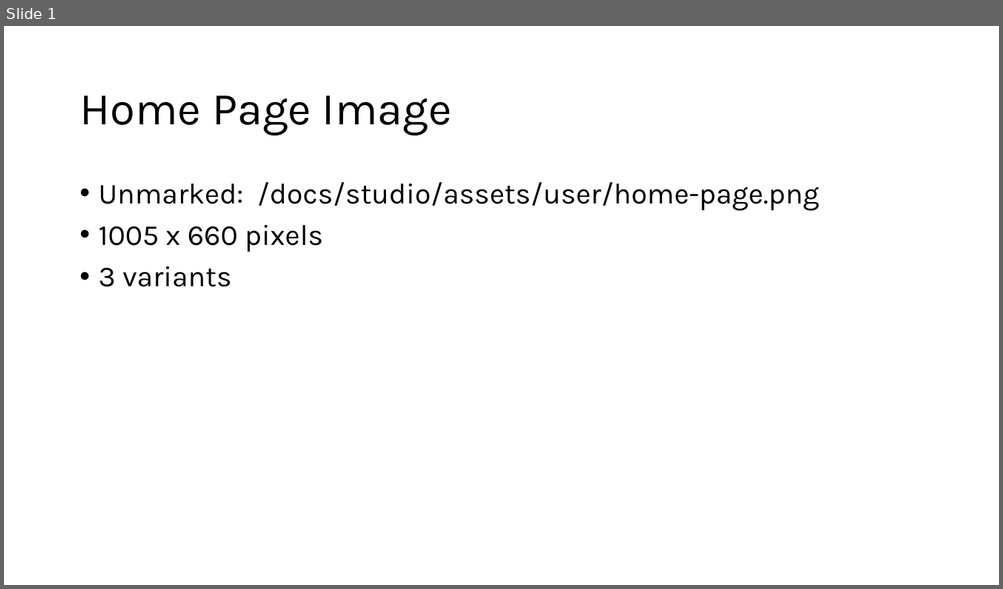
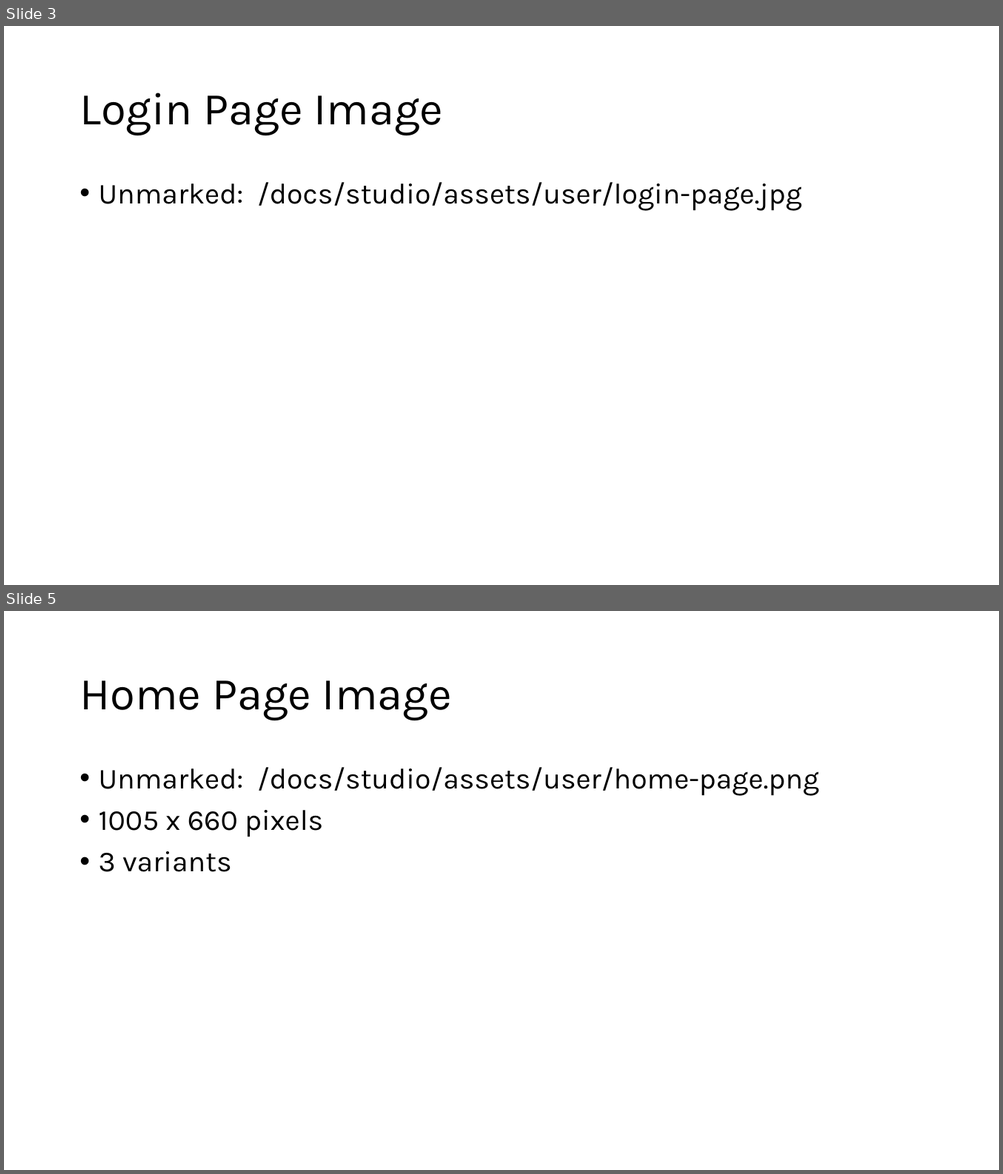
Before and after one commit to EdgeFirstAI/documentation, a slide deck: images_with_layers.pptx. Shown one above the other, each under a label of ours: slide 1 before the commit, slides 3 and 5 after it; the slides between them are not shown. The pictures are 1003x589 and 1003x1174 pixels, drawn with LibreOffice and Linux fonts; fonts in the diff are those of the drawing. Boxes give left, top, right and bottom in pixels: in the first picture for what was removed or moved away, otherwise in the second. Text is boxed around its words. In the diff, an @@ line names an element or a change of style, - is before the commit and + after.

Commit message:
[DE-2265]: Added instructions for splitting and verifying the dataset. Made dataset splitting a discrete documentation. Added steps for navigating to the Projects. Updating screenshots for the email verification, login, and main projects page that seemed to be quite different now.

```diff
--- a/images_with_layers.pptx
+++ b/images_with_layers.pptx
@@ slide 3 added at [4,26,999,585], background #FFFFFF @@
@@ title added at [79,93,444,136], 44 pt, text #000000 @@
+Login Page Image
@@ text added at [99,182,802,211], 28 pt, text #000000 @@
+• Unmarked: /docs/studio/assets/user/login-page.jpg
@@ what was slide 1 is now slide 5 @@
```
Also in this commit, not shown: 2 slides changed, 10 other slides added, 1 slide removed, 18 other files.
